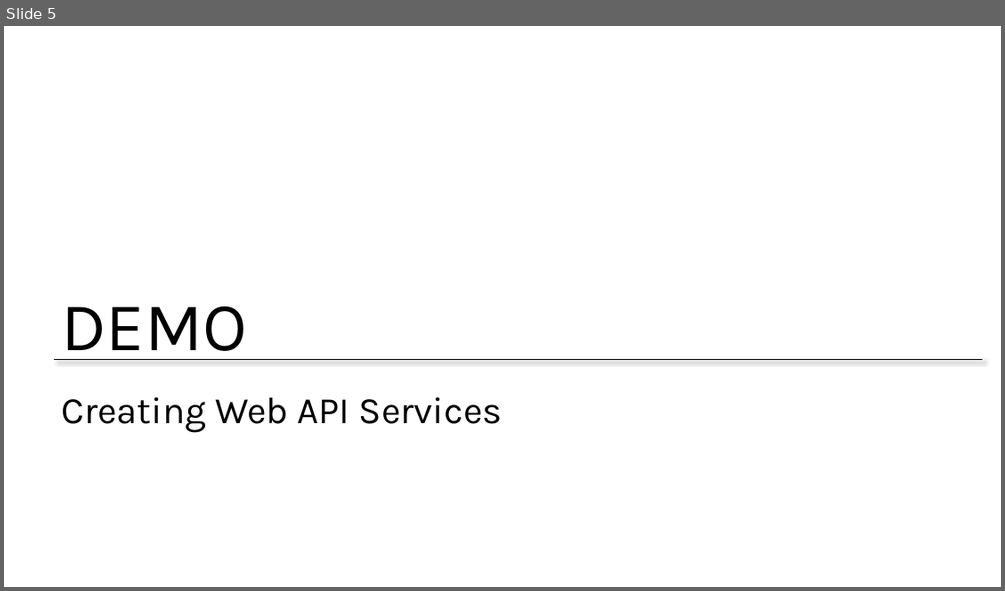
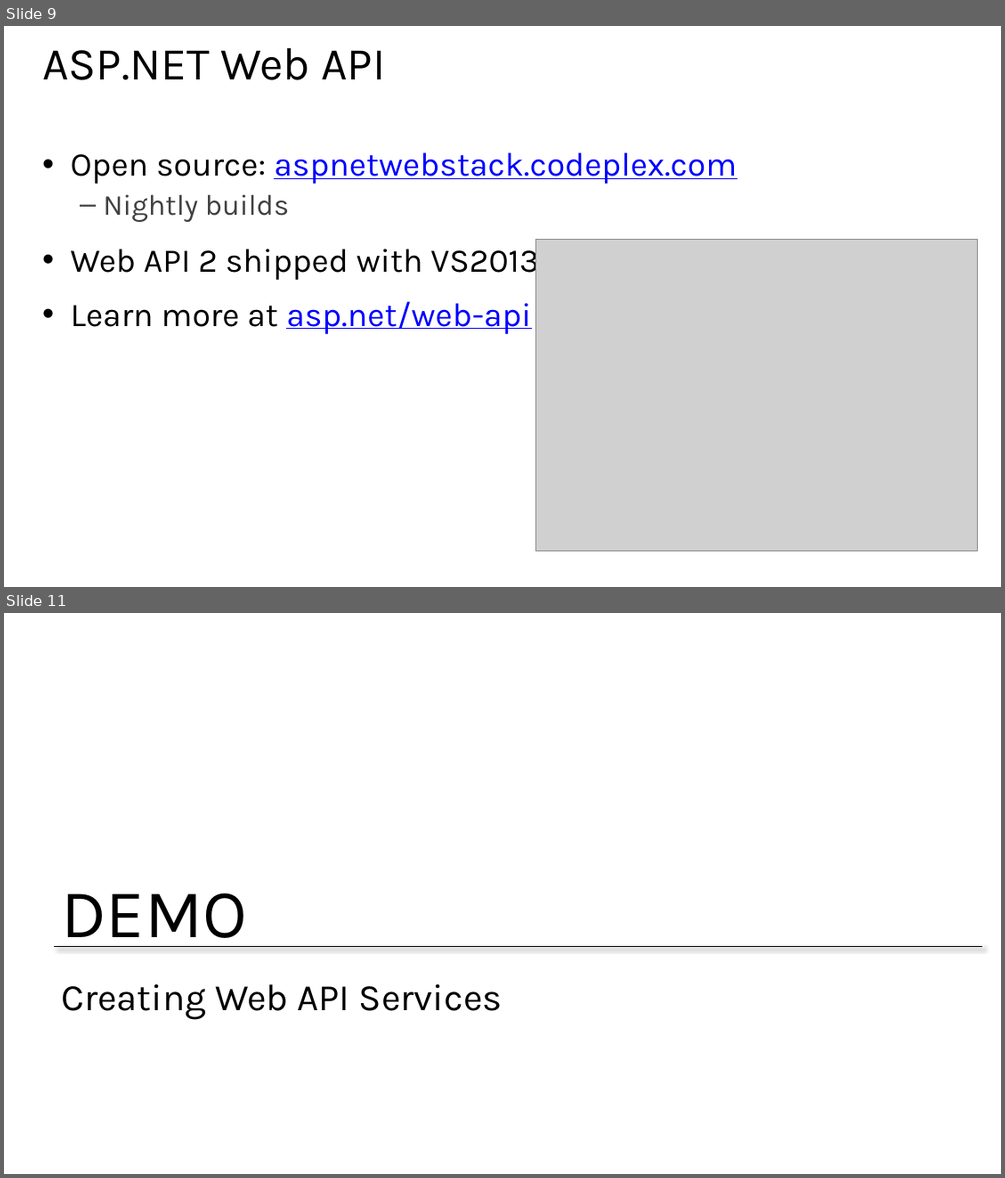
Before and after one commit to BretStateham/MVAWebServicesAndAzure, a slide deck: 06-WebAPI/06-WebAPI.pptx. Shown one above the other, each under a label of ours: slide 5 before the commit, slides 9 and 11 after it; the slides between them are not shown. The pictures are 1005x591 and 1005x1178 pixels, drawn with LibreOffice and Linux fonts; fonts in the diff are those of the drawing; grey boxes stand for pictures; background and template pictures are left out. Boxes give left, top, right and bottom in pixels: in the first picture for what was removed or moved away, otherwise in the second. Text is boxed around its words. In the diff, an @@ line names an element or a change of style, - is before the commit and + after.

```diff
--- a/06-WebAPI/06-WebAPI.pptx
+++ b/06-WebAPI/06-WebAPI.pptx
@@ slide 9 added at box(4, 26, 1001, 587), background #FFFFFF @@
@@ title added at box(42, 48, 385, 80), 44 pt, text #000000 @@
+ASP.NET Web API
@@ text added at box(71, 152, 736, 334), 32 pt, text #000000 @@
+• Open source: aspnetwebstack.codeplex.com
+  – Nightly builds
+• Web API 2 shipped with VS2013
+• Learn more at asp.net/web-api
@@ picture added at box(535, 239, 978, 552) @@
@@ what was slide 5 is now slide 11 @@
```
Also in this commit, not shown: 2 slides changed, 7 other slides added.
